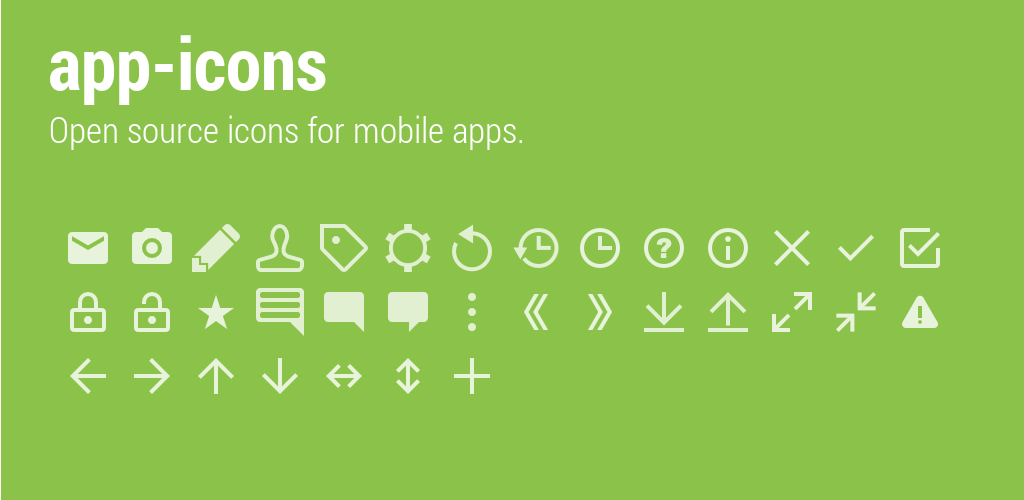
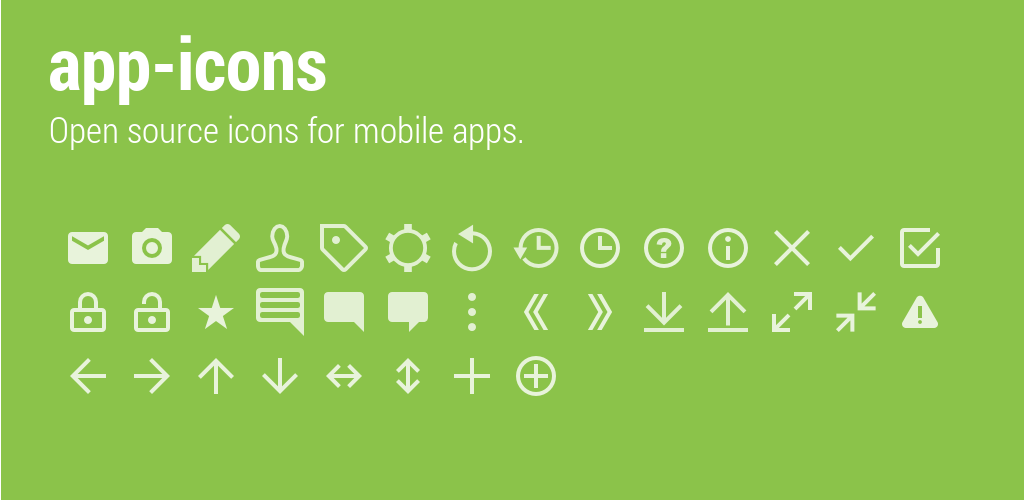
Comparing the layer stacks of the two w=1024, h=500 images. Changes:
moved "ic_action_plus.png" above "ic_action_add.png", painted on it over [516, 356, 556, 396]
